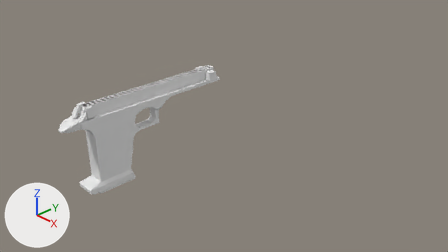
One commit to the Blender file DesertEagle_01.blend: the scene before it, then after it.
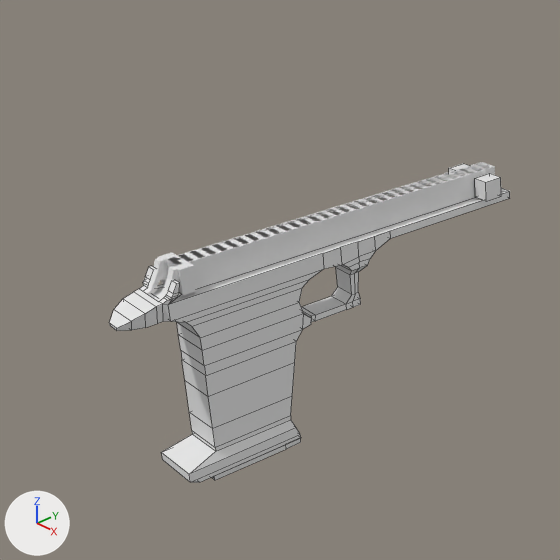
Each version appears first from the file's camera 'Camera', and next in a close-up on the part from 3% to 54% of the width and 0% to 90% of the height. The axes (+X, +Y, +Z) are drawn at lower left. The lights are the same throughout. The close-ups show mesh edges as thin lines.
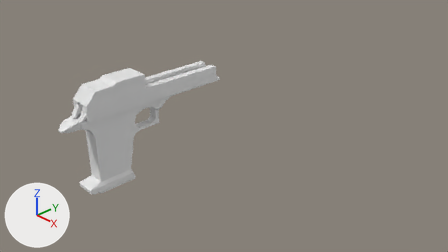
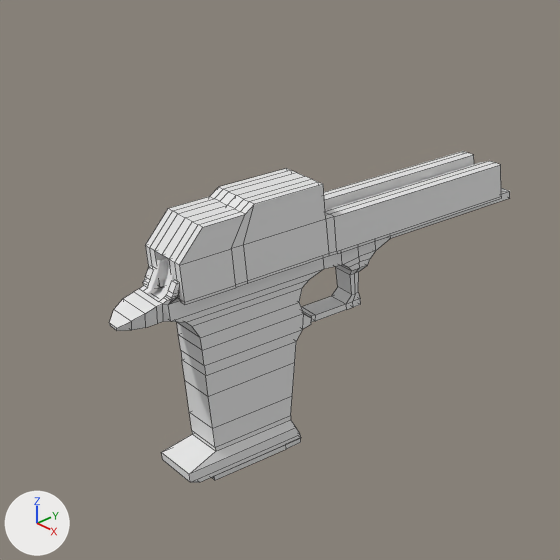
Commit message: Lower Up 2

Boxes [x1, y1, x2, y2] around the edits, measured in the close-ups (560 x 560 px):
'Cube.004', reshaped (574% wider, 308% taller): before [449, 164, 501, 201]; after [145, 151, 501, 305]
'Cube.003', unchanged, covered by the edit: before [143, 162, 495, 301]; after [143, 162, 483, 301]

Diff of the bpy script that builds the scene:
```diff
--- a/DesertEagle_01.blend.py
+++ b/DesertEagle_01.blend.py
@@ me_cube_006 @@
 # used by ob_cube_004; location = (0.0, 0.0, 0.0)
-me_cube_006.from_pydata(...)  # 8 vertices, 6 faces; spans x 0.101..0.244, y -0.086..0.085, z 1.591..1.762
+me_cube_006.from_pydata(...)  # 66 vertices, 64 faces; spans x 0.0..0.244, y -2.945..0.085, z 1.571..2.158
+# me_cube_006 part 1
+# 3 vertices are removed from x 0.101..0.244, y -0.086, z 1.591..1.762
+# 6 faces are deleted
+# 3 vertices move from x 0.101..0.244, y -0.086..0.085, z 1.591..1.762 to x 0.101..0.244, y 0.085, z 1.571..1.877
+# 20 vertices are added at x 0.0..0.244, y -2.945..-1.71, z 1.877..2.158
+# 5 new vertices lie (0.0, -1.717, 0.0) away from vertices in x 0.101..0.244, y -0.086..0.085, z 1.591..1.762
+# 5 new vertices lie (0.0, -0.078, 0.0) away from vertices in x 0.101..0.244, y -1.632, z 1.571..1.877
+# 7 new vertices lie (-0.065, 0.0, 0.0) away from vertices in x 0.244, y -1.71..0.085, z 1.571..1.877
+# 6 new vertices lie (0.0, -0.723, 0.0) away from vertices in x 0.101..0.244, y -1.71, z 1.571..1.877
+# 6 new vertices lie (0.0, -0.099, 0.0) away from vertices in x 0.101..0.244, y -2.433, z 1.571..1.877
+# 6 new vertices lie (0.0, -0.413, 0.0) away from vertices in x 0.101..0.244, y -2.532, z 1.571..1.877
+# 6 new vertices lie (0.078, 0.0, 0.0) away from vertices in x 0.101, y -2.945..-1.632, z 1.591..1.877
+# 64 new faces join them
```
